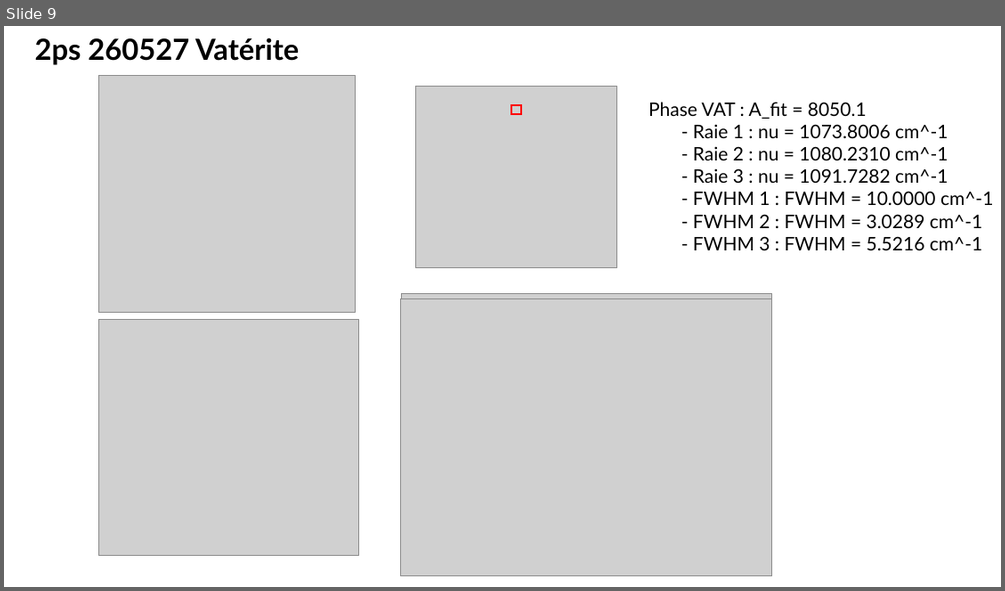
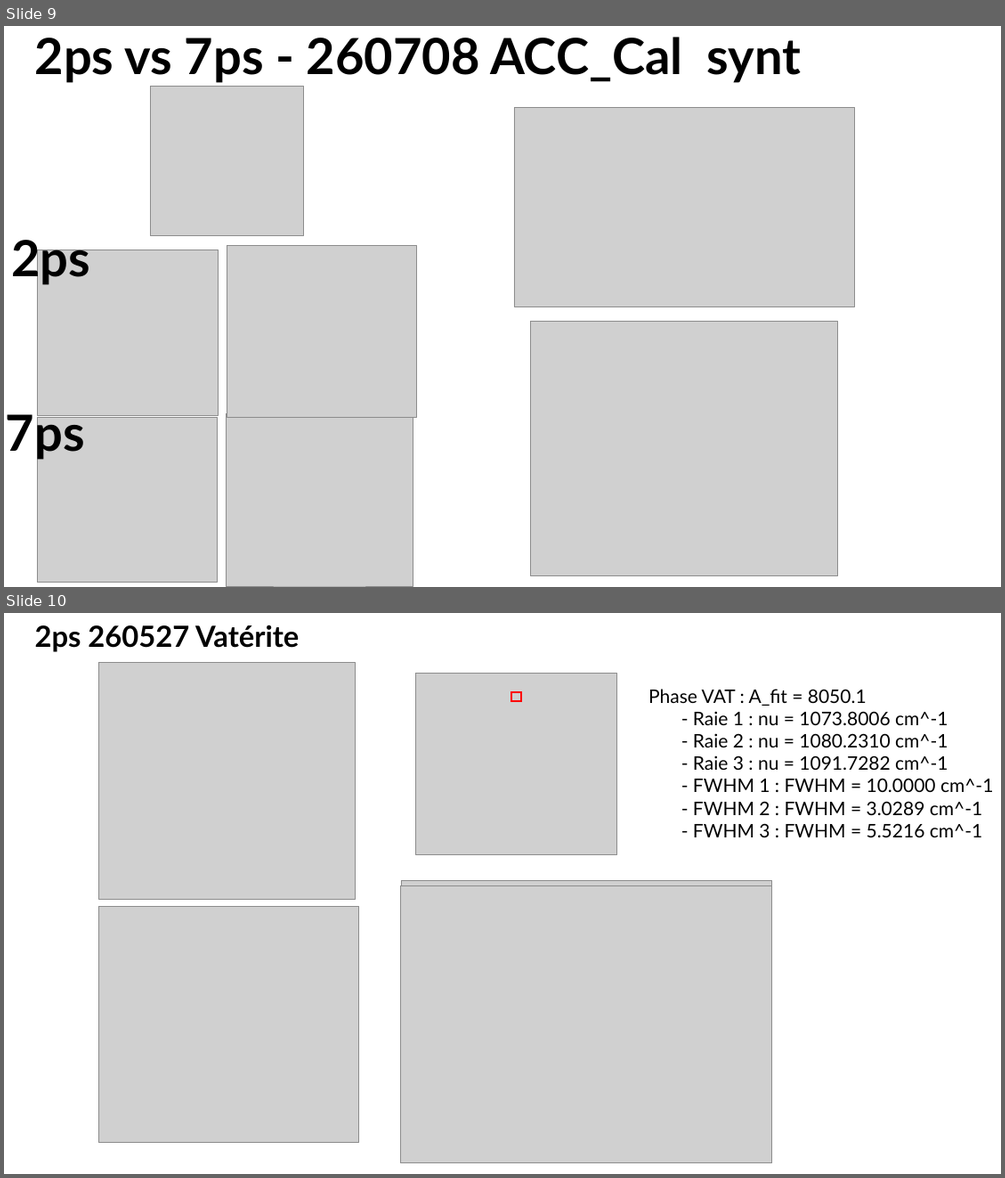
Before and after one commit to sachabuc/SRS_analysis, a slide deck: meetings/reu_011026_figures_papiers.pptx. Shown one above the other, each under a label of ours: slide 9 before the commit, slides 9 and 10 after it. The pictures are 1005x591 and 1005x1178 pixels, drawn with LibreOffice and Linux fonts; fonts in the diff are those of the drawing; grey boxes stand for pictures. Boxes give left, top, right and bottom in pixels: in the first picture for what was removed or moved away, otherwise in the second. Text is boxed around its words. In the diff, an @@ line names an element or a change of style, - is before the commit and + after.

```diff
--- a/meetings/reu_011026_figures_papiers.pptx
+++ b/meetings/reu_011026_figures_papiers.pptx
@@ slide 9 added at <box>4,26,1001,587</box>, background #FFFFFF @@
@@ text added at <box>35,37,801,83</box>, 48 pt, text #000000, bold @@
+2ps vs 7ps - 260708 ACC_Cal synt
@@ picture added at <box>151,87,303,236</box> @@
@@ picture added at <box>514,108,854,306</box> @@
@@ text added at <box>11,232,90,285</box>, 48 pt, text #000000, bold @@
+2ps
@@ picture added at <box>37,249,218,415</box> @@
@@ picture added at <box>226,245,417,417</box> @@
@@ picture added at <box>531,321,838,576</box> @@
@@ text added at <box>6,407,85,459</box>, 48 pt, text #000000, bold @@
+7ps
@@ picture added at <box>37,418,217,582</box> @@
@@ picture added at <box>226,413,413,585</box> @@
@@ what was slide 9 is now slide 10 @@
```
Also in this commit, not shown: 2 slides changed, 3 slides removed.
